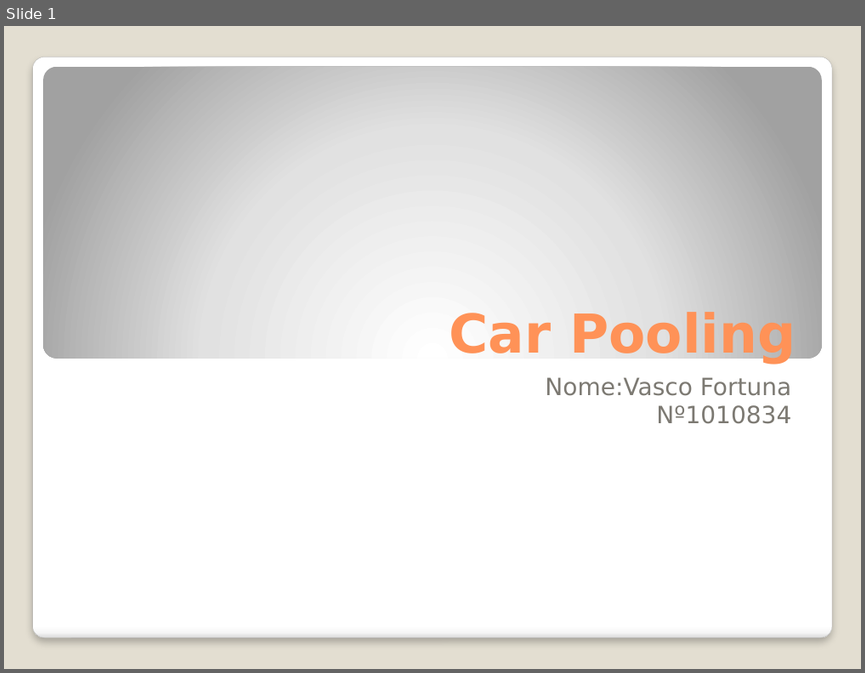
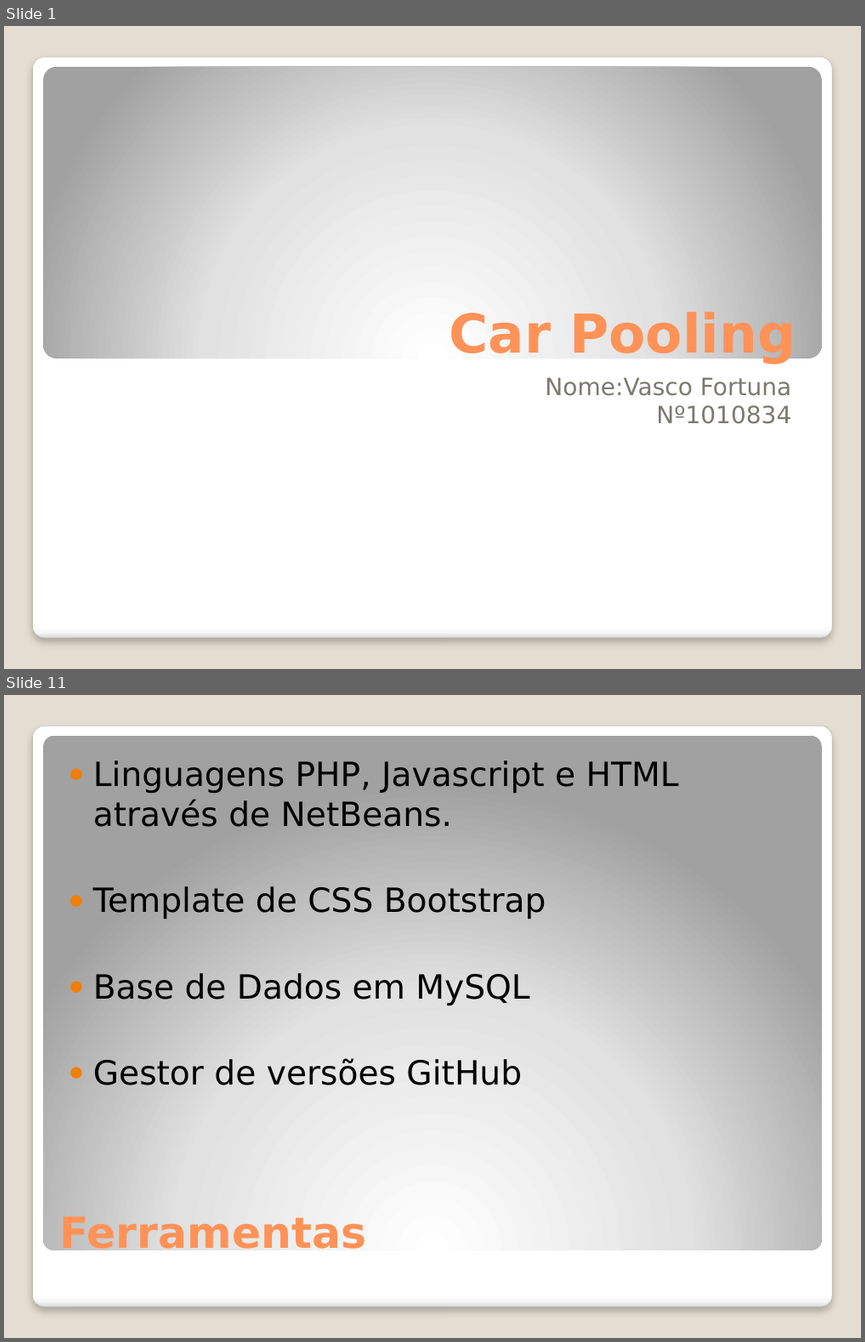
Before and after one commit to Vascomfortuna/Projeto-EI, a slide deck: actividades/Apresentação.pptx. Shown one above the other, each under a label of ours: slide 1 before the commit, slides 1 and 11 after it; the slides between them are not shown. The pictures are 865x673 and 865x1342 pixels, drawn with LibreOffice and Linux fonts; fonts in the diff are those of the drawing. Boxes give left, top, right and bottom in pixels: in the first picture for what was removed or moved away, otherwise in the second. Text is boxed around its words. In the diff, an @@ line names an element or a change of style, - is before the commit and + after.

```diff
--- a/actividades/Apresentação.pptx
+++ b/actividades/Apresentação.pptx
@@ slide 11 added at (x1=4, y1=695, x2=861, y2=1338), background #E3DED1; not listed: 1 template element that a slide beside it also shows @@
@@ rounded rectangle added at (x1=43, y1=735, x2=822, y2=1249), fill gradient #FFFFFF to #E1E1E1 to #A2A2A2 @@
@@ text added at (x1=93, y1=760, x2=679, y2=1085), 28 pt, text #000000 @@
+● Linguagens PHP, Javascript e HTML através de NetBeans.
+● Template de CSS Bootstrap
+● Base de Dados em MySQL
+● Gestor de versões GitHub
@@ title added at (x1=59, y1=1212, x2=366, y2=1250), 36 pt, text #FF9258, bold @@
+Ferramentas
```
Also in this commit, not shown: 1 slide changed, 11 other slides added, 1 slide removed, 5 other files.
